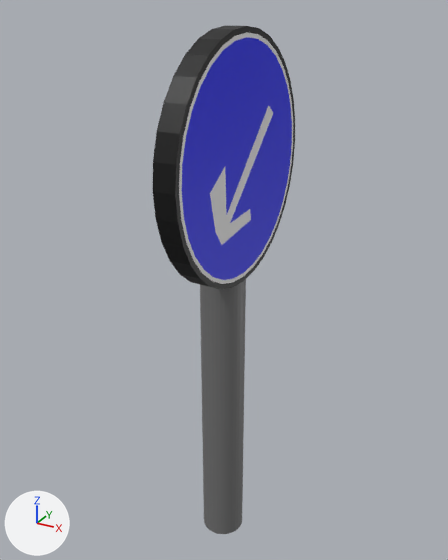
Before and after pictures for a commit that changed the FBX model Assets/Models/keep_left.fbx.
The view is the same before and after, from a camera (50 mm lens) standing at (11.12, -21.03, 23.7) and looking at (-1.04, 1.07, 12.65). Every picture has the same lights, and +X, +Y and +Z are marked at lower left. Where no turn or scale is listed for an object, it has been applied to the vertices.
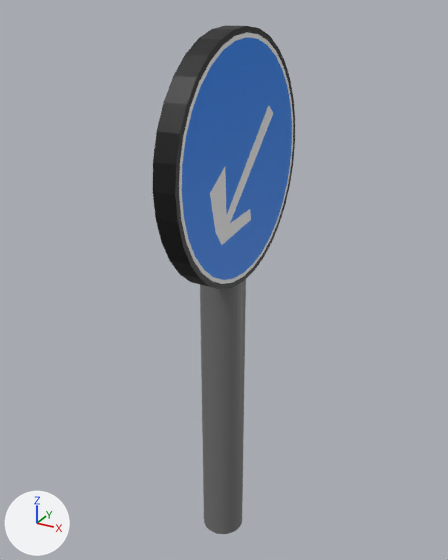
Patch to the scene script:
```diff
--- a/Assets/Models/keep_left.fbx.py
+++ b/Assets/Models/keep_left.fbx.py
@@ mat_material_011 @@
 mat_material_011 = principled_material('Material.011')
-mat_material_011.base_color = (0.0, 0.00356, 0.8)  # blue #000ce7
+mat_material_011.base_color = (0.000275, 0.201, 0.8)  # blue #017ce7
```

What differs and where, as boxes [x1, y1, x2, y2] in the pictures (448 x 560 px):
'Circle', recoloured
    both: [179, 35, 294, 282]
